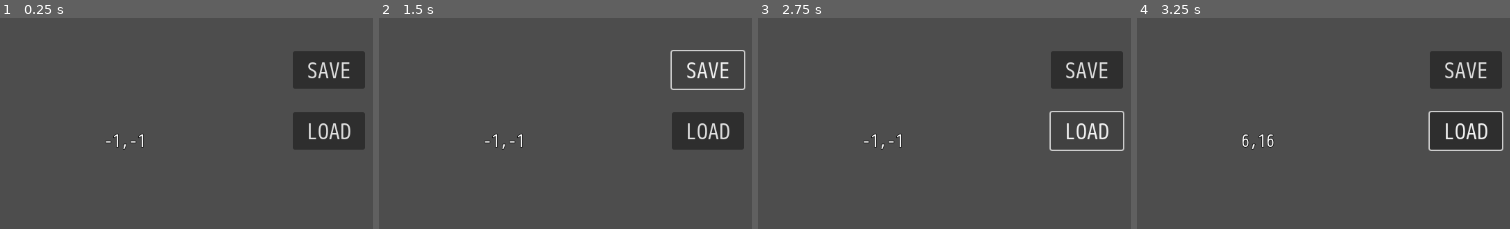
Above: before the commit, frames 1-4 (left to right).
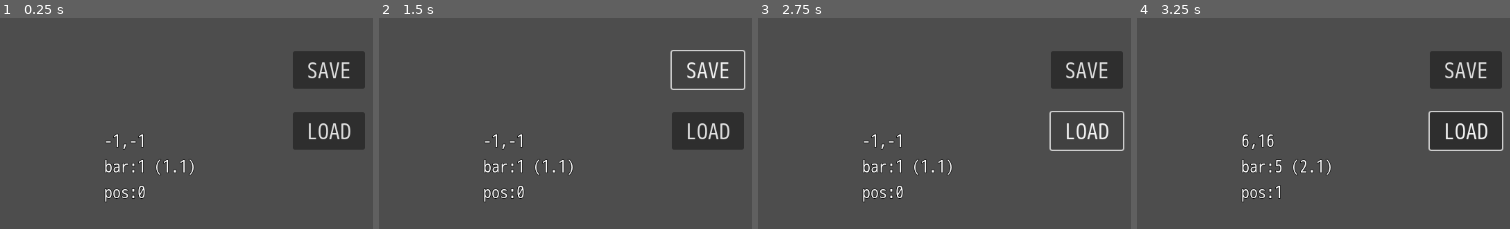
Above: after the commit, the same moments.

Repository: syun77/gd_rhythm_game
Game: Godot game, scene res://src/editor/ScoreEditor.tscn
The game is run twice, just before and just after one commit, with the same random seed, the same clock (stepped at 60 frames per second) and the same inputs.
Inputs (mouse positions are % of the whole screen's width and height, from its top left):
- Up to frame 1 (0.25 s): no input
- Up to frame 2 (1.5 s): tap Enter at 0.5 s; move the mouse to (77, 48) at 0.52 s; click (77, 48) at 0.6 s; click "SAVE" at 1.25 s
- Up to frame 3 (2.75 s): click "LOAD" at 2 s
- Up to frame 4 (3.25 s): move the mouse to (32, 59) at 2.77 s; click (32, 59) at 2.85 s
The pictures show only the part of the screen within x 50-100%, y 0-50%; the shares and areas given below are measured in that part.

The runs differ from the first frame. In frame 1, 0.7% of the frame differs, in the area x 28-53%, y 66-88%; in frame 2, 0.7%; in frame 3, 0.7%; in frame 4, 0.7%.

Commit message:
デバッグ情報を追加

Diff:
--- a/gd_rhythm_game/src/editor/ScoreEditor.gd
+++ b/gd_rhythm_game/src/editor/ScoreEditor.gd
@@ -106,6 +106,14 @@
 	var pos = get_global_mouse_position()
 	var p = _screen_to_score_pos(pos)
 	_label_debug.text = "%d,%d"%[p.x, p.y]
+	_label_debug.text += "\n"
+	var bar = int(p.y / _bar_beats)
+	var bar_upper = int(bar / 4) + 1
+	var bar_lower = (bar % 4) + 1
+	_label_debug.text += "bar:%d (%d.%d)"%[(bar+1), bar_upper, bar_lower]
+	_label_debug.text += "\n"
+	var bar_pos = p.y%int(_bar_beats) + 1
+	_label_debug.text += "pos:%d"%bar_pos
 
 ## 描画.
 func _draw() -> void:
